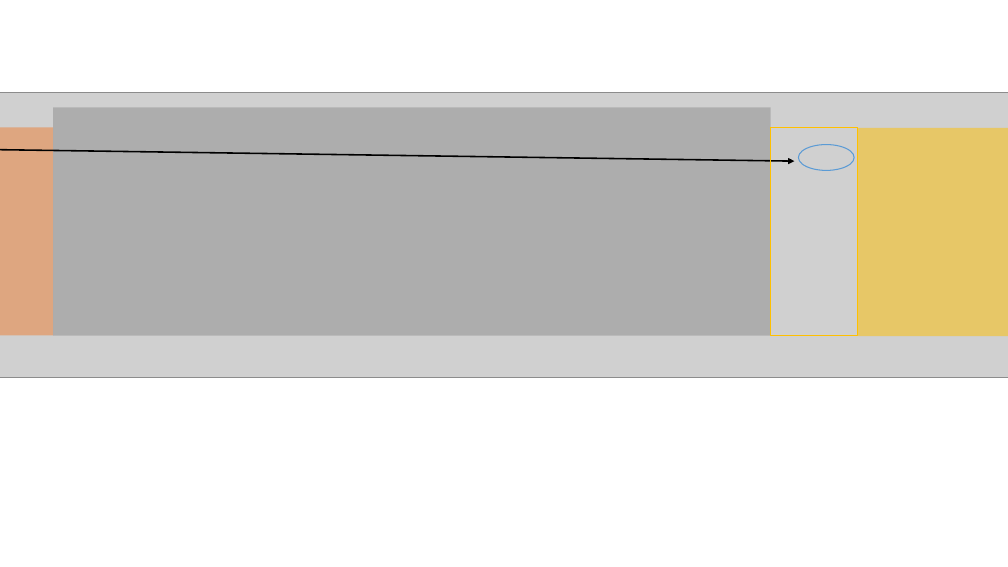
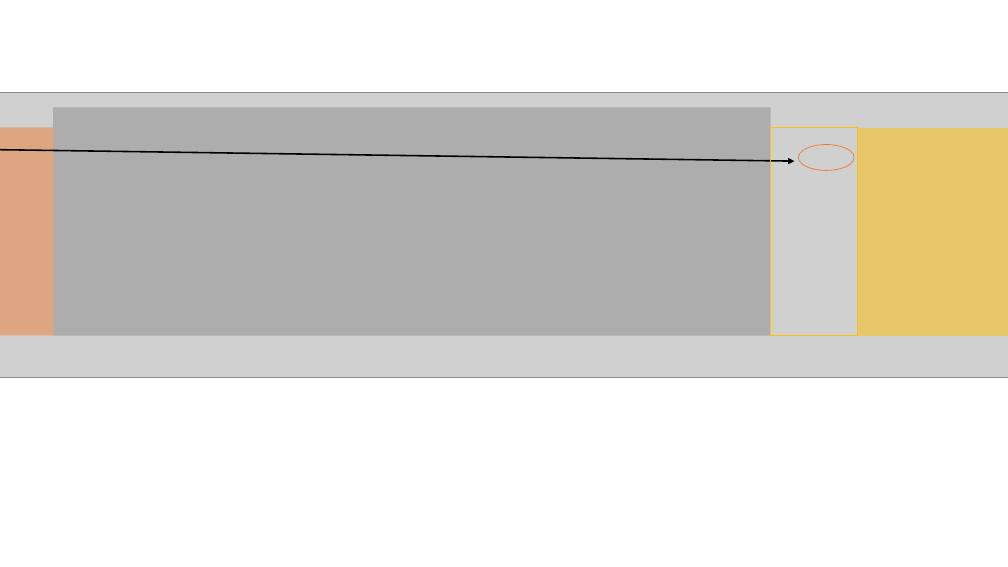
Before and after one commit to sastutorials/sastutorials.github.io, a slide deck: slide 9 of screenshots/imgs.pptx. Drawn at 1008x567 pixels with LibreOffice and Linux fonts; fonts in the diff are those of the drawing; grey boxes stand for pictures. Boxes give left, top, right and bottom in pixels: in the first picture for what was removed or moved away, otherwise in the second. Text is boxed around its words. In the diff, an @@ line names an element or a change of style, - is before the commit and + after.

```diff
--- a/screenshots/imgs.pptx
+++ b/screenshots/imgs.pptx
@@ ellipse at [799, 144, 854, 170]: outline #5B9BD5 1 pt to #ED7D31 0.75 pt @@
```
Also in this commit, not shown: 2 other files.
